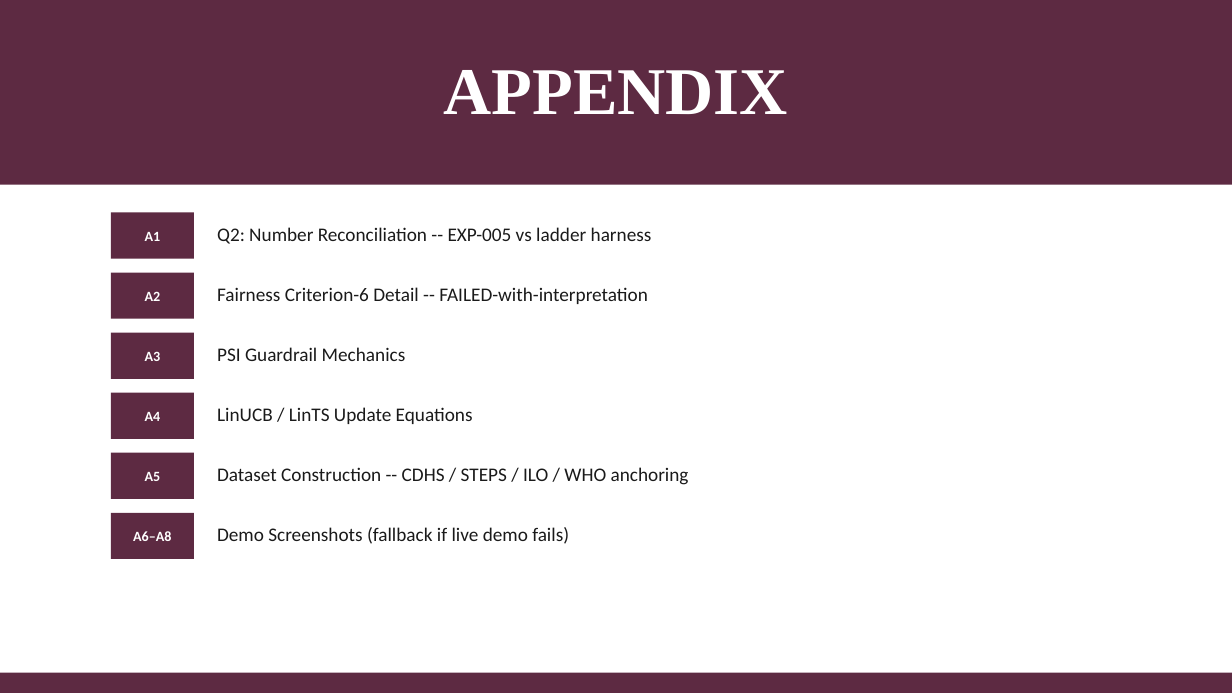
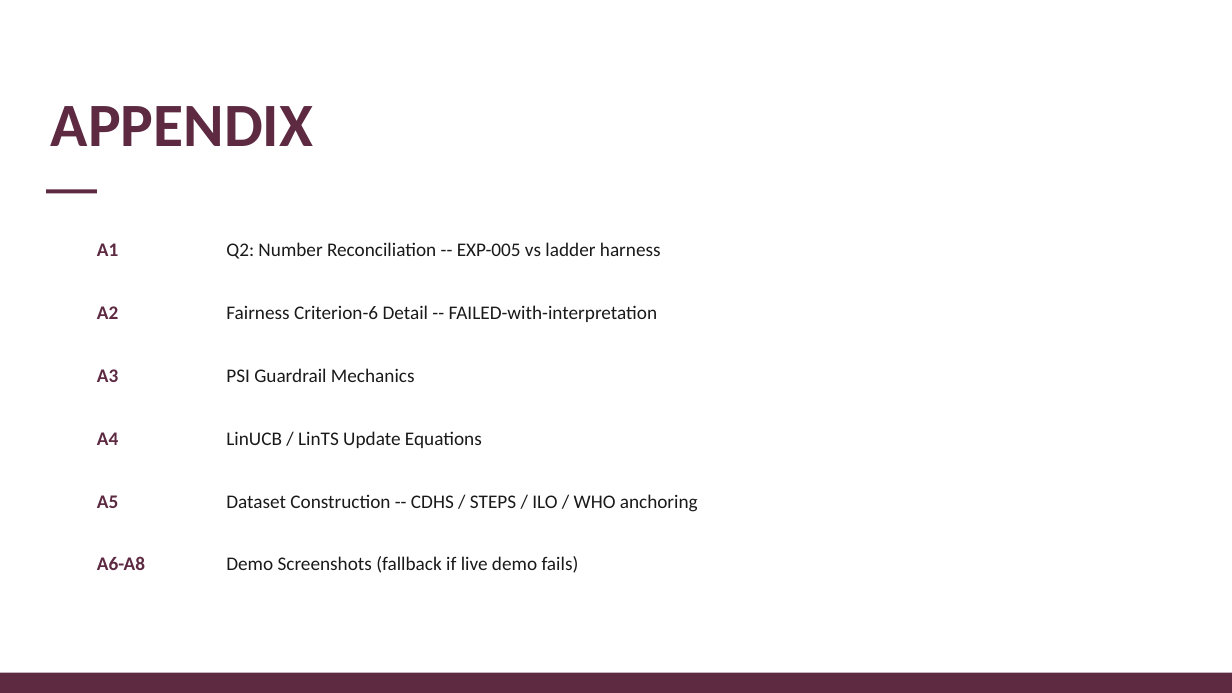
Before and after one commit to PolyTheML/DAC-UW-Thesis, a slide deck: slide 24 of thesis/health_rl/burgundy_defense_presentation.pptx. Drawn at 1232x693 pixels with LibreOffice and Linux fonts; fonts in the diff are those of the drawing. Boxes give left, top, right and bottom in pixels: in the first picture for what was removed or moved away, otherwise in the second. Text is boxed around its words. In the diff, an @@ line names an element or a change of style, - is before the commit and + after.

```diff
--- a/thesis/health_rl/burgundy_defense_presentation.pptx
+++ b/thesis/health_rl/burgundy_defense_presentation.pptx
@@ rectangle removed at [0,0,1232,185] @@
@@ text "APPENDIX": place and size @@
-text "APPENDIX" at [444,70,788,114]
+text "APPENDIX" at [51,106,313,146]
@@ text "APPENDIX" at [51,106,313,146]: size 52 to 48 pt, font Times New Roman to Calibri, text colour #FFFFFF to #5D2A42; alignment centre to left @@
@@ rectangle added at [46,189,97,193], fill #5D2A42 @@
@@ text "A1": place and size @@
-text "A1" at [111,213,194,259]
+text "A1" at [97,243,118,256]
@@ text "Q2: Number Reconciliation -- EXP-005 ...": place and size @@
-text "Q2: Number Reconciliation -- EXP-005 ..." at [217,227,652,244]
+text "Q2: Number Reconciliation -- EXP-005 ..." at [226,242,661,259]
@@ text "A2": place and size @@
-text "A2" at [111,273,194,319]
+text "A2" at [97,306,118,319]
@@ text "Fairness Criterion-6 Detail -- FAILED-with-interpretation": place and size @@
-text "Fairness Criterion-6 Detail -- FAILED-with-interpretation" at [217,287,648,304]
+text "Fairness Criterion-6 Detail -- FAILED-with-interpretation" at [226,305,658,322]
@@ text "A3": place and size @@
-text "A3" at [111,333,194,379]
+text "A3" at [97,369,118,382]
@@ text "PSI Guardrail Mechanics": place and size @@
-text "PSI Guardrail Mechanics" at [217,347,406,361]
+text "PSI Guardrail Mechanics" at [226,368,415,382]
@@ text "A4": place and size @@
-text "A4" at [111,393,194,439]
+text "A4" at [97,432,118,445]
@@ text "LinUCB / LinTS Update Equations": place and size @@
-text "LinUCB / LinTS Update Equations" at [217,407,473,424]
+text "LinUCB / LinTS Update Equations" at [226,431,482,448]
@@ size 11 to 15 pt, text colour #FFFFFF to #5D2A42; alignment centre to left; vertical alignment middle to top; fill #5D2A42 to none in 5 elements at [97,243,118,256], [97,306,118,319], [97,369,118,382], [97,432,118,445], [97,495,118,508] @@
@@ text "A5": place and size @@
-text "A5" at [111,453,194,499]
+text "A5" at [97,495,118,508]
@@ text "Dataset Construction -- CDHS / ...": place and size @@
-text "Dataset Construction -- CDHS / ..." at [217,467,689,485]
+text "Dataset Construction -- CDHS / ..." at [226,494,698,512]
@@ text "A6-A8": place and size @@
-text "A6-A8" at [111,513,194,559]
+text "A6-A8" at [97,556,145,570]
@@ text "A6-A8" at [97,556,145,570]: vertical alignment middle to top; fill #5D2A42 to none @@
@@ text at [97,556,145,570]: text changed; size 11 to 15 pt; text colour #FFFFFF to #5D2A42 @@
-A6–A8
+A6-A8
@@ text "Demo Screenshots (fallback if live ...": place and size @@
-text "Demo Screenshots (fallback if live ..." at [217,527,569,544]
+text "Demo Screenshots (fallback if live ..." at [226,556,579,573]
```
Also in this commit, not shown: 4 other slides changed, 1 other file.
